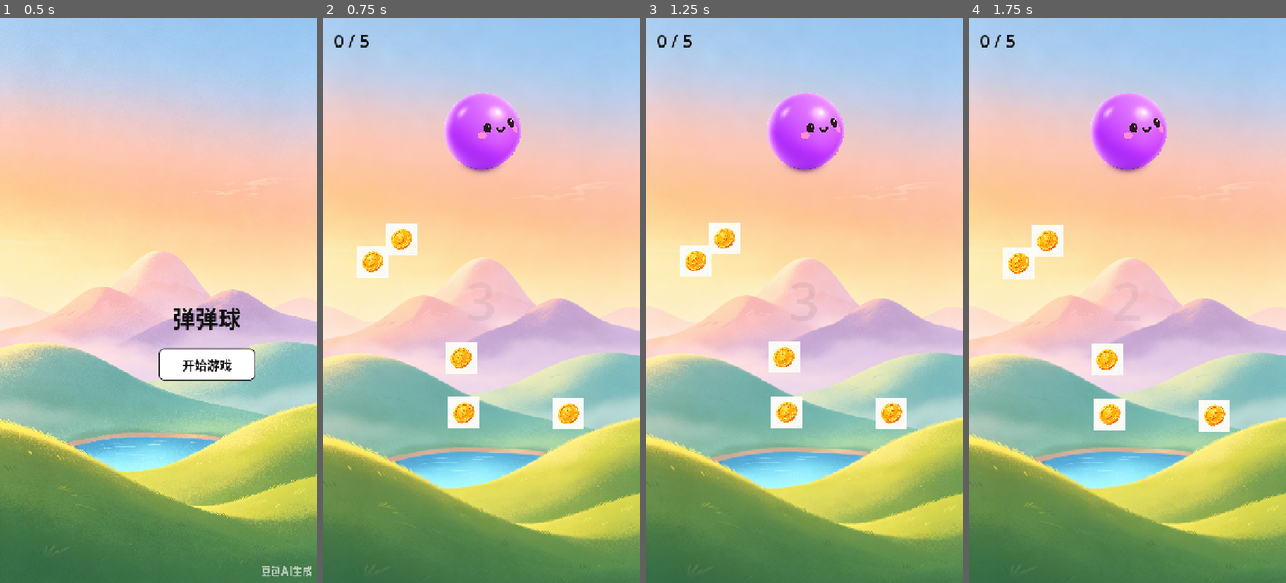
Above: before the commit, frames 1-4 (left to right).
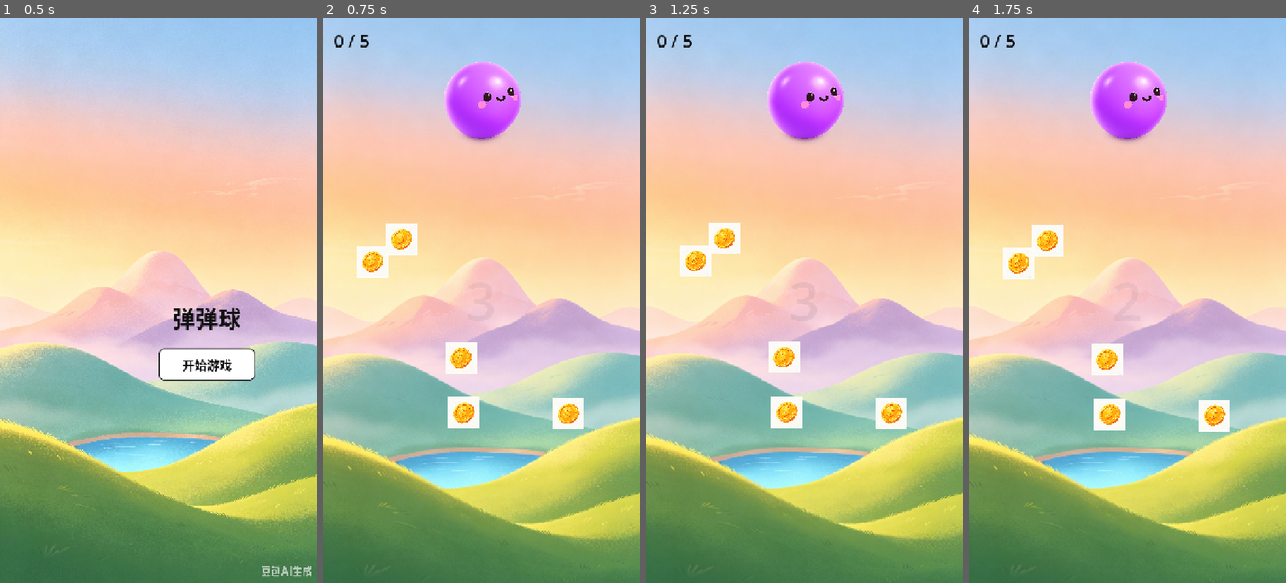
Above: after the commit, the same moments.

Repository: day-dreamer-11/bounce-line-
Game: Godot game, scene res://scenes/TrailDemo.tscn
Same seed, same stepped clock (60 frames per second), same inputs: the game is played once before the commit and once after it.
Inputs (mouse positions are in pixels of both pictures, inside the frame that each line leads up to):
- Up to frame 1 (0.5 s): no input
- Up to frame 2 (0.75 s): click "开始游戏" at 0.5 s
- Up to frame 3 (1.25 s): no input
- Up to frame 4 (1.75 s): tap Enter at 1.25 s; move the mouse to (1197, 272) at 1.27 s; click (1197, 272) at 1.42 s

Frame 1 is identical in both runs. In frame 2, 3.8% of the frame differs, in the area x 38-63%, y 7-28%; in frame 3, 3.8%; in frame 4, 3.8%.

Commit message:
tweak: Ball higher (360,200→360,130)
Co-Authored-By: Claude Opus 4.7 <noreply@anthropic.com>

Diff:
--- a/scenes/Ball.tscn
+++ b/scenes/Ball.tscn
@@ -6,7 +6,7 @@
 radius = 72.0
 
 [node name="Ball" type="RigidBody2D"]
-position = Vector2(360, 200)
+position = Vector2(360, 130)
 script = ExtResource("1_ball")
 
 [node name="CollisionShape2D" type="CollisionShape2D" parent="."]
